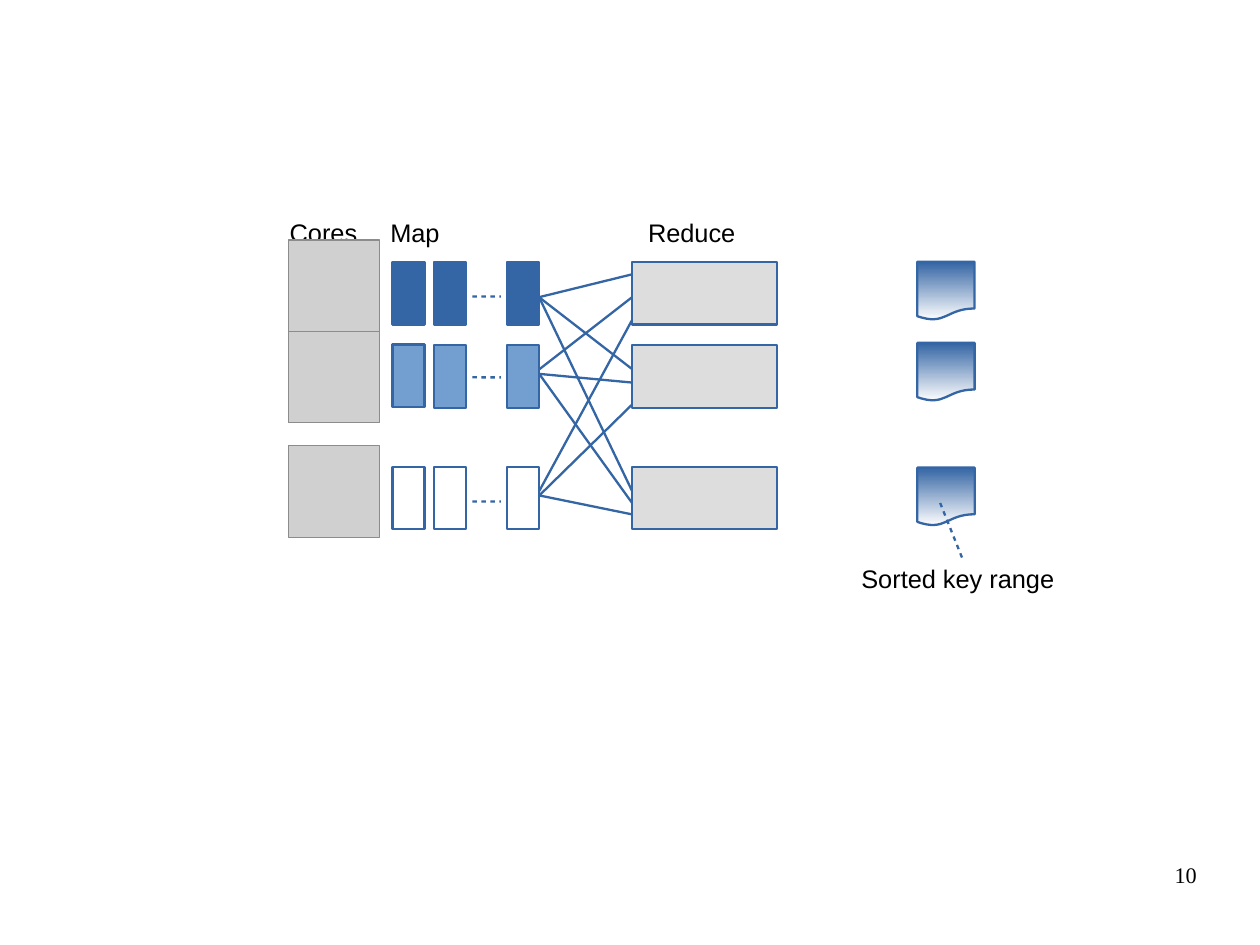
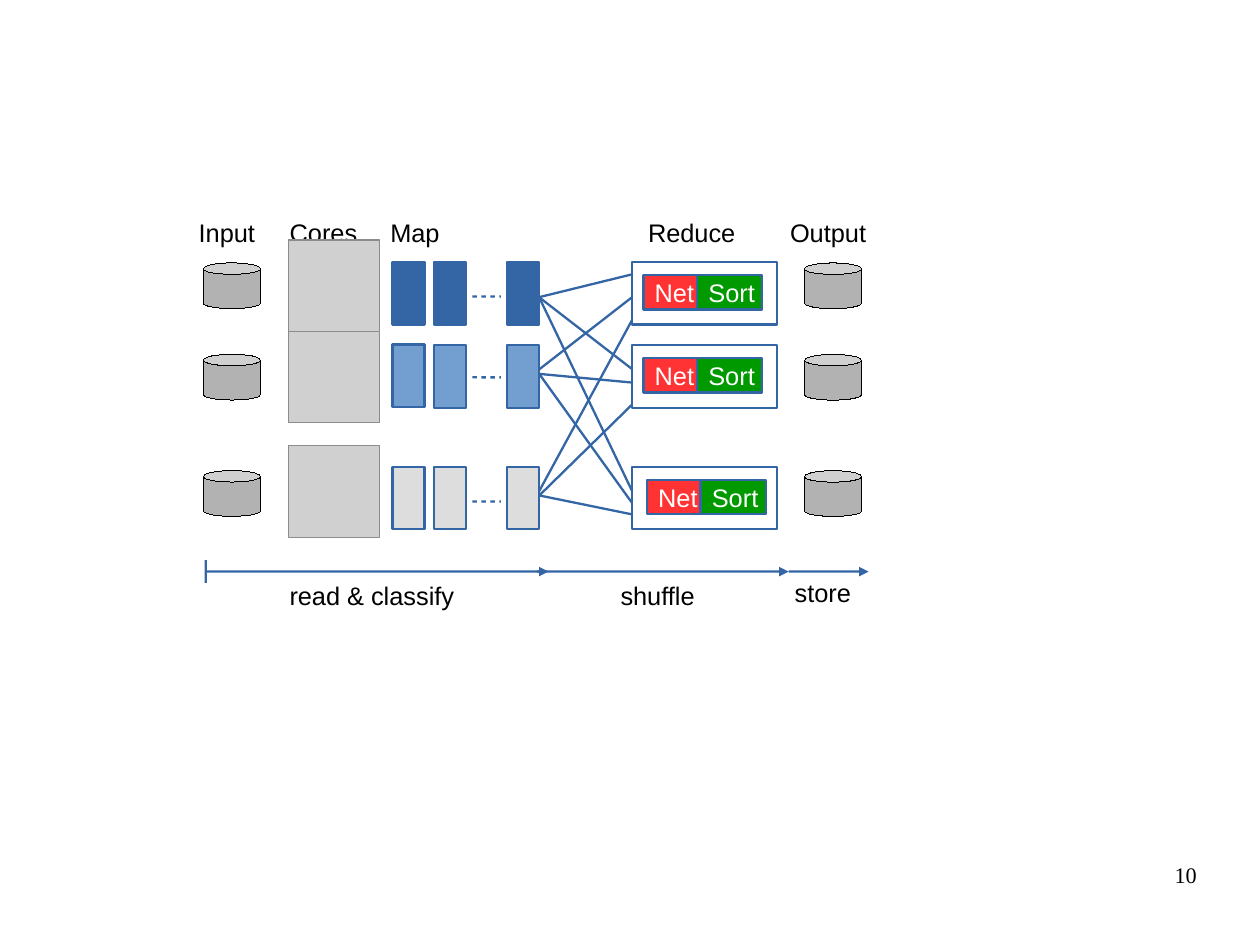
Before and after one commit to apache/incubator-crail-website, a slide deck: slide 10 of _graphix/website.odp. Drawn at 1260x945 pixels with LibreOffice and Linux fonts; fonts in the diff are those of the drawing; grey boxes stand for pictures; background and template pictures are left out. Boxes give left, top, right and bottom in pixels: in the first picture for what was removed or moved away, otherwise in the second. Text is boxed around its words. In the diff, an @@ line names an element or a change of style, - is before the commit and + after.

```diff
--- a/_graphix/website.odp
+++ b/_graphix/website.odp
@@ text added at box(199, 224, 255, 248), 16 pt, text #000000 @@
+Input
@@ text added at box(790, 224, 866, 248), 16 pt, text #000000 @@
+Output
@@ cylinder added at box(204, 263, 261, 309), fill #B2B2B2, outline #000000 0 pt @@
@@ cylinder added at box(805, 263, 862, 309), fill #B2B2B2, outline #000000 0 pt @@
@@ flow chart document removed at box(918, 262, 975, 320) @@
@@ rectangle added at box(644, 276, 697, 310), fill #FF3333, outline #3465A4 1.45 pt, 16 pt, text #FFFFFF @@
+Net
@@ rectangle added at box(697, 276, 763, 310), fill #009900, outline #3465A4 1.45 pt, 16 pt, text #FFFFFF @@
+Sort
@@ cylinder added at box(204, 354, 261, 400), fill #B2B2B2, outline #000000 0 pt @@
@@ rectangle added at box(644, 358, 697, 392), fill #FF3333, outline #3465A4 1.45 pt, 16 pt, text #FFFFFF @@
+Net
@@ rectangle added at box(697, 358, 763, 392), fill #009900, outline #3465A4 1.45 pt, 16 pt, text #FFFFFF @@
+Sort
@@ cylinder added at box(805, 354, 862, 400), fill #B2B2B2, outline #000000 0 pt @@
@@ flow chart document removed at box(918, 343, 975, 401) @@
@@ cylinder added at box(204, 471, 261, 517), fill #B2B2B2, outline #000000 0 pt @@
@@ fill #FFFFFF to #DDDDDD in 3 elements at box(434, 466, 466, 529), box(393, 466, 425, 529), box(508, 466, 540, 529) @@
@@ fill #DDDDDD to #FFFFFF in 3 elements at box(632, 262, 777, 325), box(632, 345, 777, 408), box(632, 466, 777, 529) @@
@@ cylinder added at box(805, 471, 862, 517), fill #B2B2B2, outline #000000 0 pt @@
@@ flow chart document removed at box(918, 468, 975, 526) @@
@@ rectangle added at box(647, 480, 701, 515), fill #FF3333, outline #3465A4 1.45 pt, 16 pt, text #FFFFFF @@
+Net
@@ rectangle added at box(701, 480, 766, 515), fill #009900, outline #3465A4 1.45 pt, 16 pt, text #FFFFFF @@
+Sort
@@ line removed from (941, 503) to (964, 560) @@
@@ line added from (206, 560) to (206, 583), #3465A4 1.45 pt @@
@@ text removed at box(861, 569, 1054, 594) @@
-Sorted key range
@@ arrow added from (206, 572) to (549, 572), #3465A4 1.45 pt @@
@@ text added at box(290, 586, 454, 611), 16 pt, text #000000 @@
+read & classify
@@ arrow added from (537, 572) to (789, 572), #3465A4 1.45 pt @@
@@ text added at box(621, 586, 695, 606), 16 pt, text #000000 @@
+shuffle
@@ arrow added from (789, 572) to (869, 572), #3465A4 1.45 pt @@
@@ text added at box(795, 585, 851, 603), 16 pt, text #000000 @@
+store
```
Also in this commit, not shown: 1 other file.
